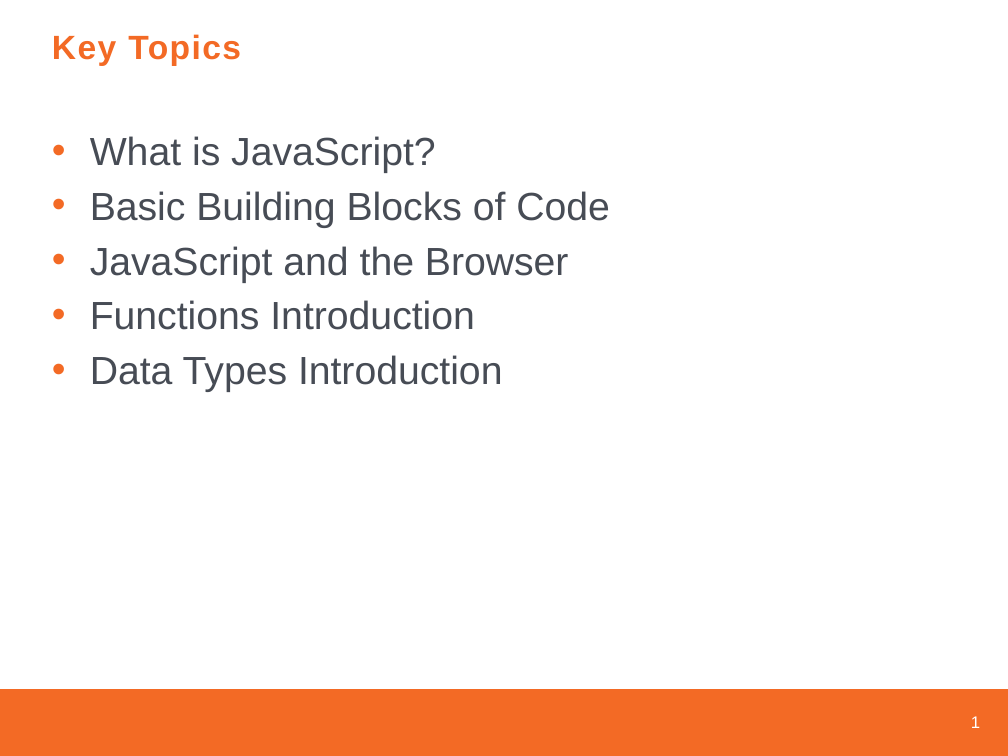
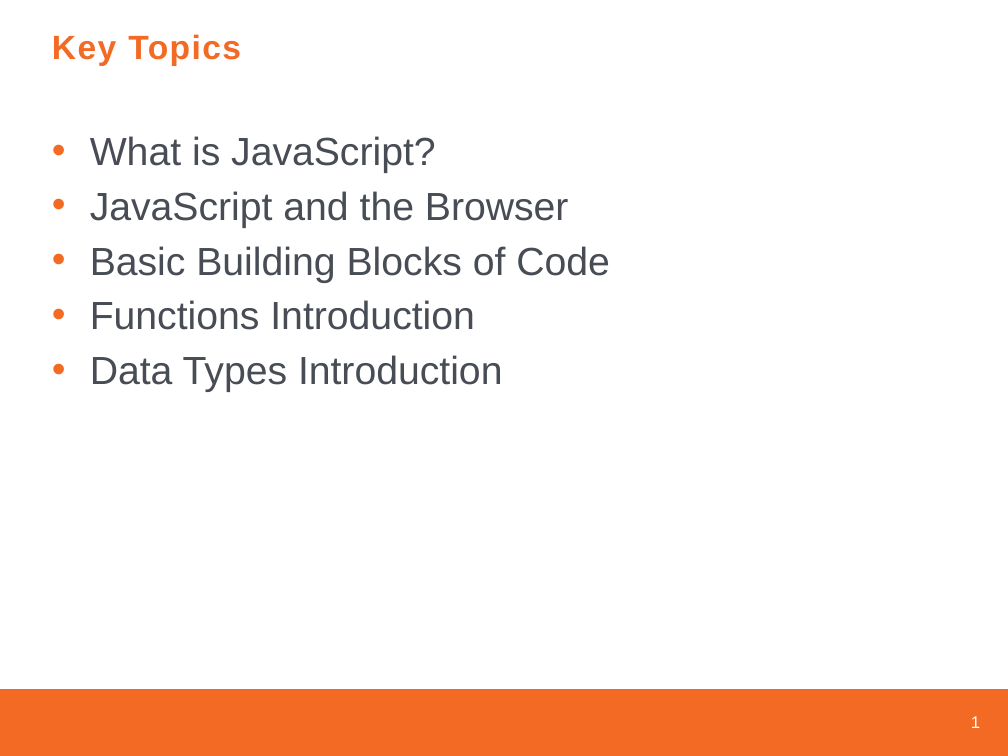
Before and after one commit to jhigherevature/spark-examples, a slide deck: slide 2 of revised-ppts/Day 5 PPT.pptx. Drawn at 1008x756 pixels with LibreOffice and Linux fonts; fonts in the diff are those of the drawing; background and template pictures are left out. Boxes give left, top, right and bottom in pixels: in the first picture for what was removed or moved away, otherwise in the second. Text is boxed around its words. In the diff, an @@ line names an element or a change of style, - is before the commit and + after.

```diff
--- a/revised-ppts/Day 5 PPT.pptx
+++ b/revised-ppts/Day 5 PPT.pptx
@@ text at box(90, 191, 569, 228): paragraph added @@
+• JavaScript and the Browser
@@ text at box(90, 246, 569, 283): paragraph removed @@
-• JavaScript and the Browser
```
Also in this commit, not shown: 1 other slide changed, 9 other files.
